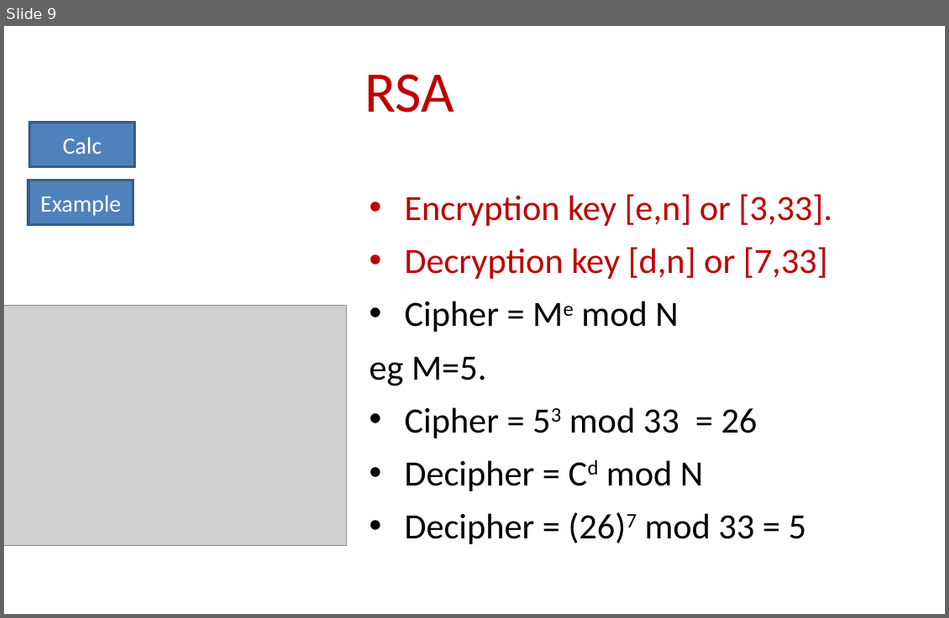
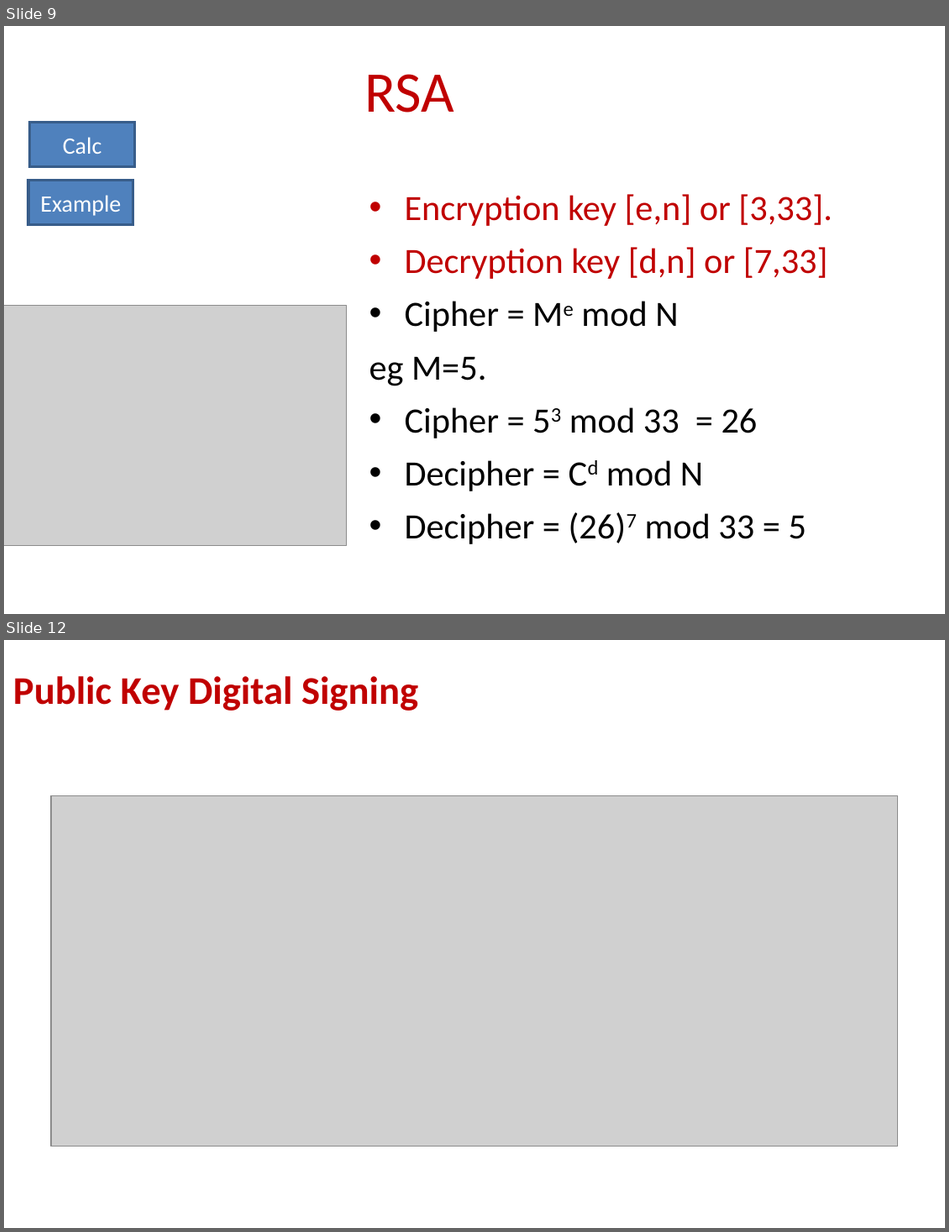
Before and after one commit to billbuchanan/csn09112, a slide deck: week06_public_key/lecture/chapter04_public.ppt. Shown one above the other, each under a label of ours: slide 9 before the commit, slides 9 and 12 after it; the slides between them are not shown. The pictures are 949x618 and 949x1232 pixels, drawn with LibreOffice and Linux fonts; fonts in the diff are those of the drawing; grey boxes stand for pictures. Boxes give left, top, right and bottom in pixels: in the first picture for what was removed or moved away, otherwise in the second. Text is boxed around its words. In the diff, an @@ line names an element or a change of style, - is before the commit and + after.

```diff
--- a/week06_public_key/lecture/chapter04_public.ppt
+++ b/week06_public_key/lecture/chapter04_public.ppt
@@ slide 12 added at <box>4,640,945,1228</box>, background #FFFFFF @@
@@ text added at <box>13,676,418,711</box>, 30 pt, text #C00000, bold @@
+Public Key Digital Signing
@@ picture added at <box>51,796,898,1147</box> @@
```
Also in this commit, not shown: 4 slides changed, 2 other slides added, 6 other files.
